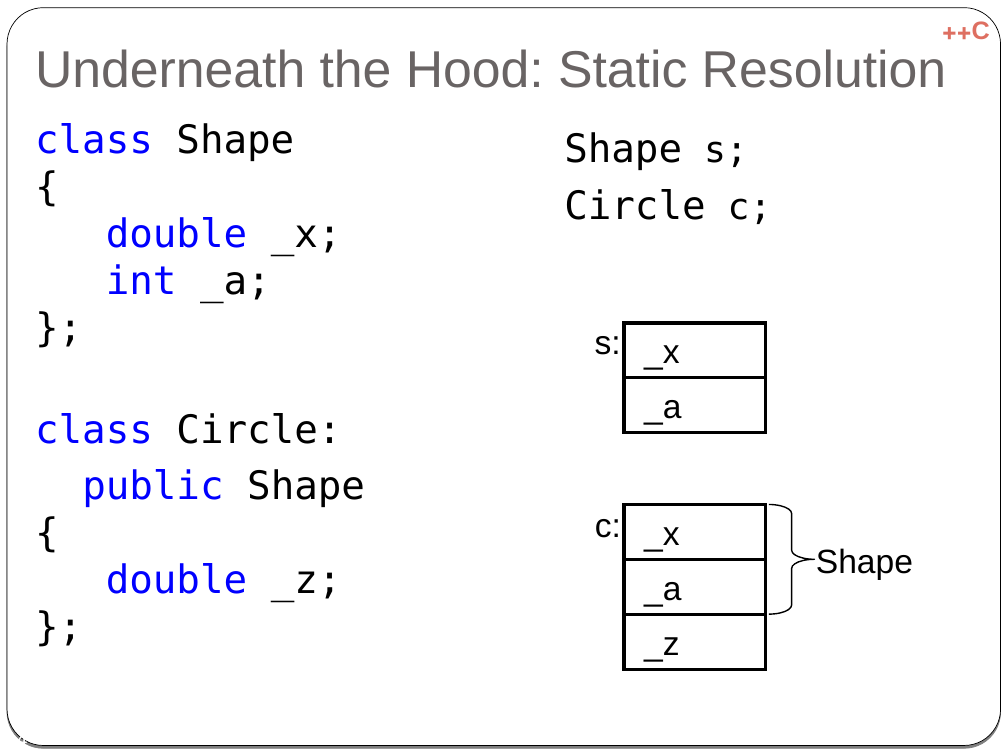
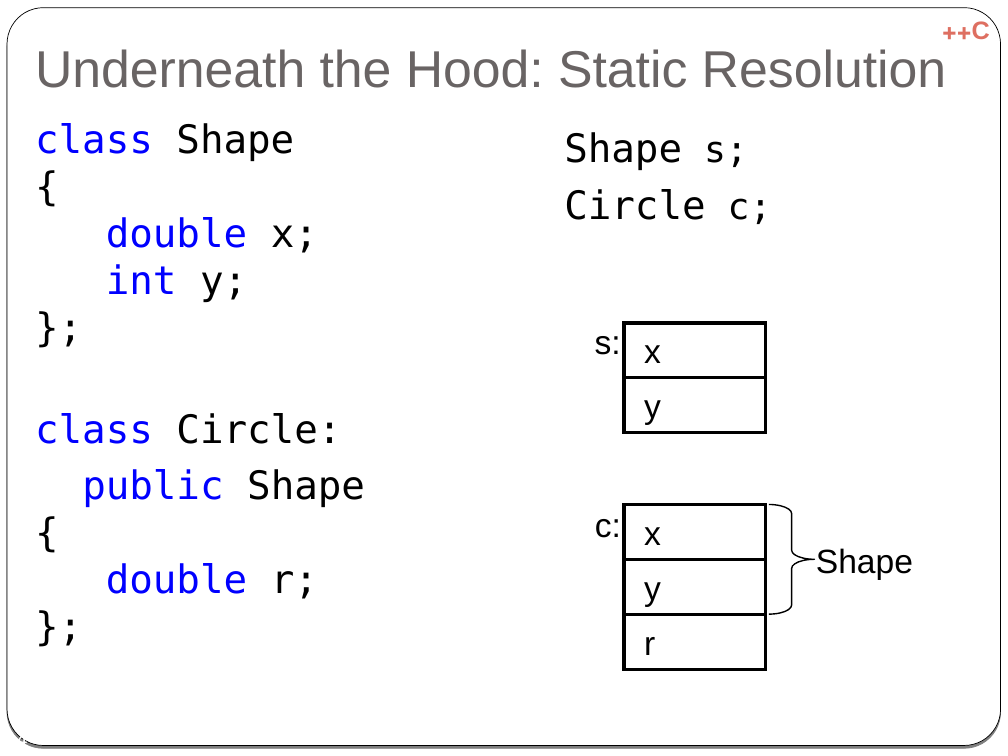
Before and after one commit to cpp-at-ariel/cpp-5780, a slide deck: slide 14 of 06-inheritance/slides-virtual.odp. Drawn at 1008x756 pixels with LibreOffice and Linux fonts; fonts in the diff are those of the drawing. Boxes give left, top, right and bottom in pixels: in the first picture for what was removed or moved away, otherwise in the second. Text is boxed around its words. In the diff, an @@ line names an element or a change of style, - is before the commit and + after.

```diff
--- a/06-inheritance/slides-virtual.odp
+++ b/06-inheritance/slides-virtual.odp
@@ text at <box>35,123,318,302</box>: text changed @@
-class Shape
-{
-double _x;
-int _a;
-};
+class Shape
+{
+double x;
+int y;
+};
@@ text in rectangle at <box>644,345,661,363</box>: text changed @@
-_x
+x
@@ text in rectangle at <box>644,400,661,425</box>: text changed @@
-_a
+y
@@ text at <box>82,469,365,599</box>: text changed @@
-public Shape
-{
-double _z;
-};
+public Shape
+{
+double r;
+};
@@ text in rectangle at <box>644,527,661,545</box>: text changed @@
-_x
+x
@@ text in rectangle at <box>644,582,661,607</box>: text changed @@
-_a
+y
@@ text in rectangle at <box>644,637,655,655</box>: text changed @@
-_z
+r
```
Also in this commit, not shown: 7 other slides changed, 1 slide added, 11 other files.
